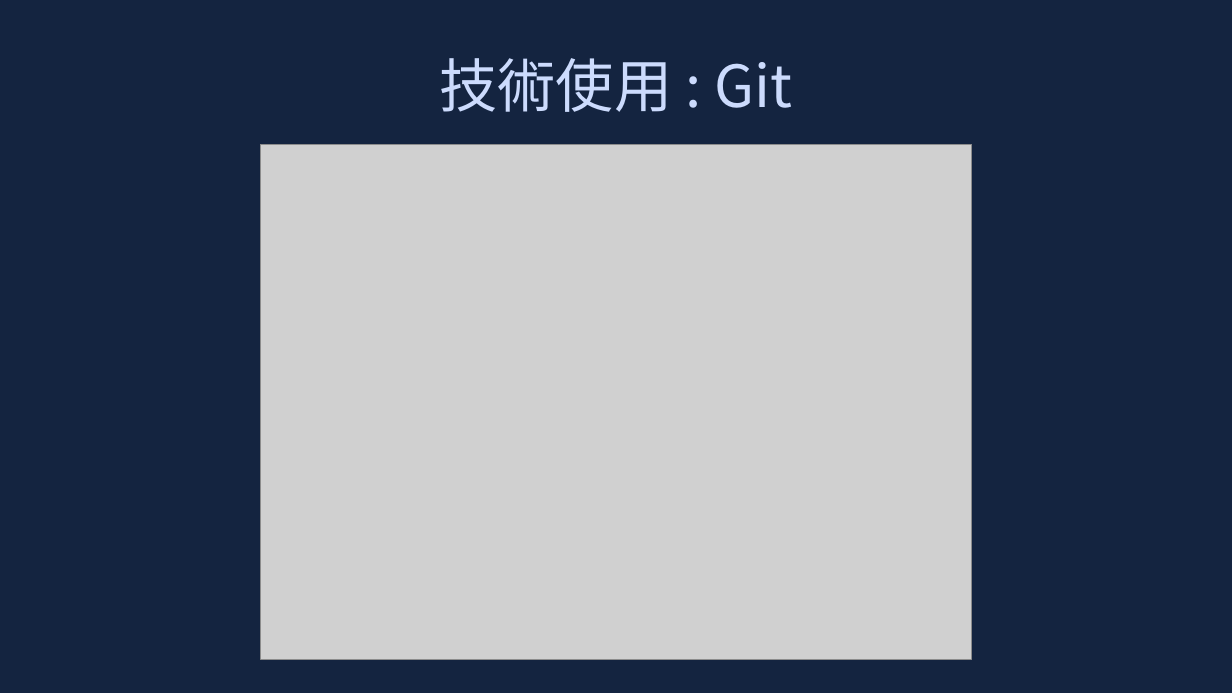
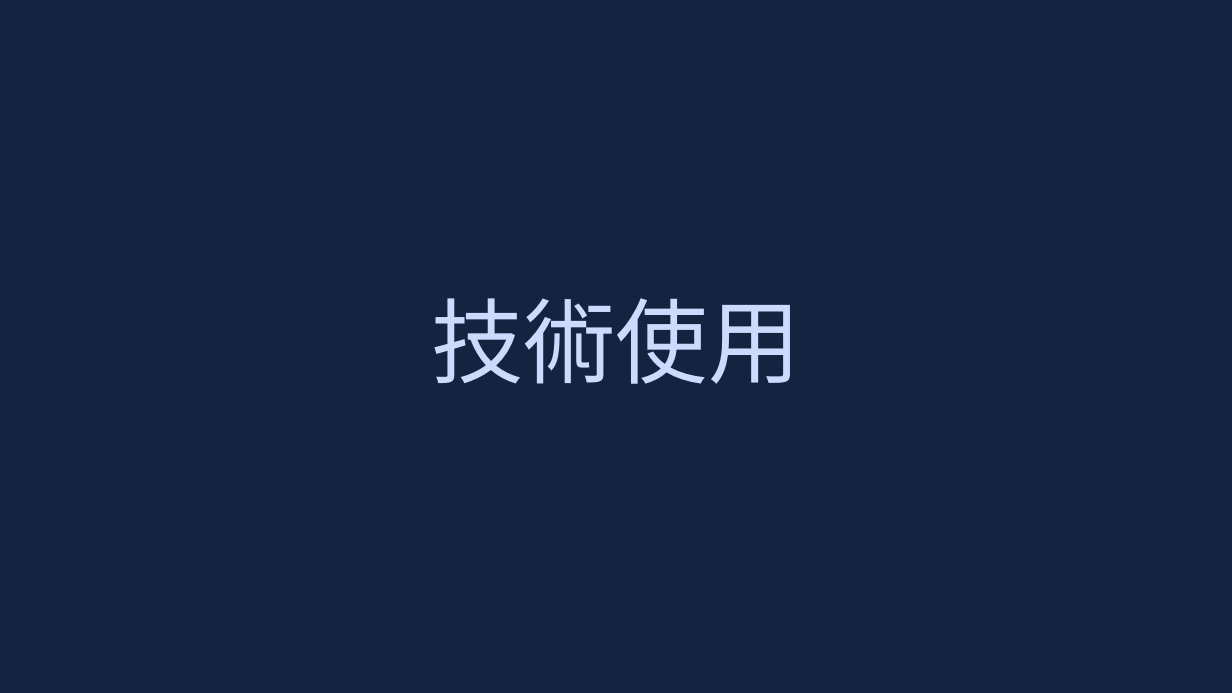
Before and after one commit to leonasdev/WebMidProject, a slide deck: slide 12 of 企劃書.pptx. Drawn at 1232x693 pixels with LibreOffice and Linux fonts; fonts in the diff are those of the drawing; grey boxes stand for pictures. Boxes give left, top, right and bottom in pixels: in the first picture for what was removed or moved away, otherwise in the second. Text is boxed around its words. In the diff, an @@ line names an element or a change of style, - is before the commit and + after.

```diff
--- a/企劃書.pptx
+++ b/企劃書.pptx
@@ picture removed at (261,144,972,659) @@
@@ title at (431,298,801,384): text changed; size 45.3 to 72 pt; font Noto Sans CJK TC to Noto Sans CJK JP @@
-技術使用 : Git
+技術使用
```
Also in this commit, not shown: 3 other slides changed, 4 slides added.
